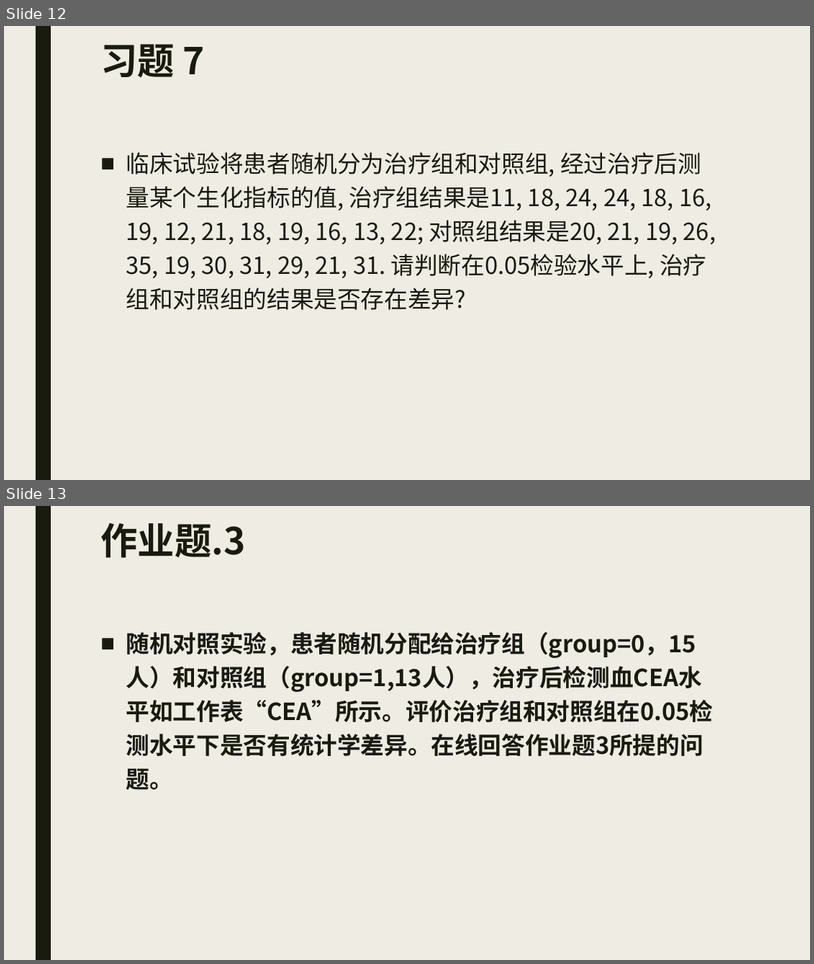
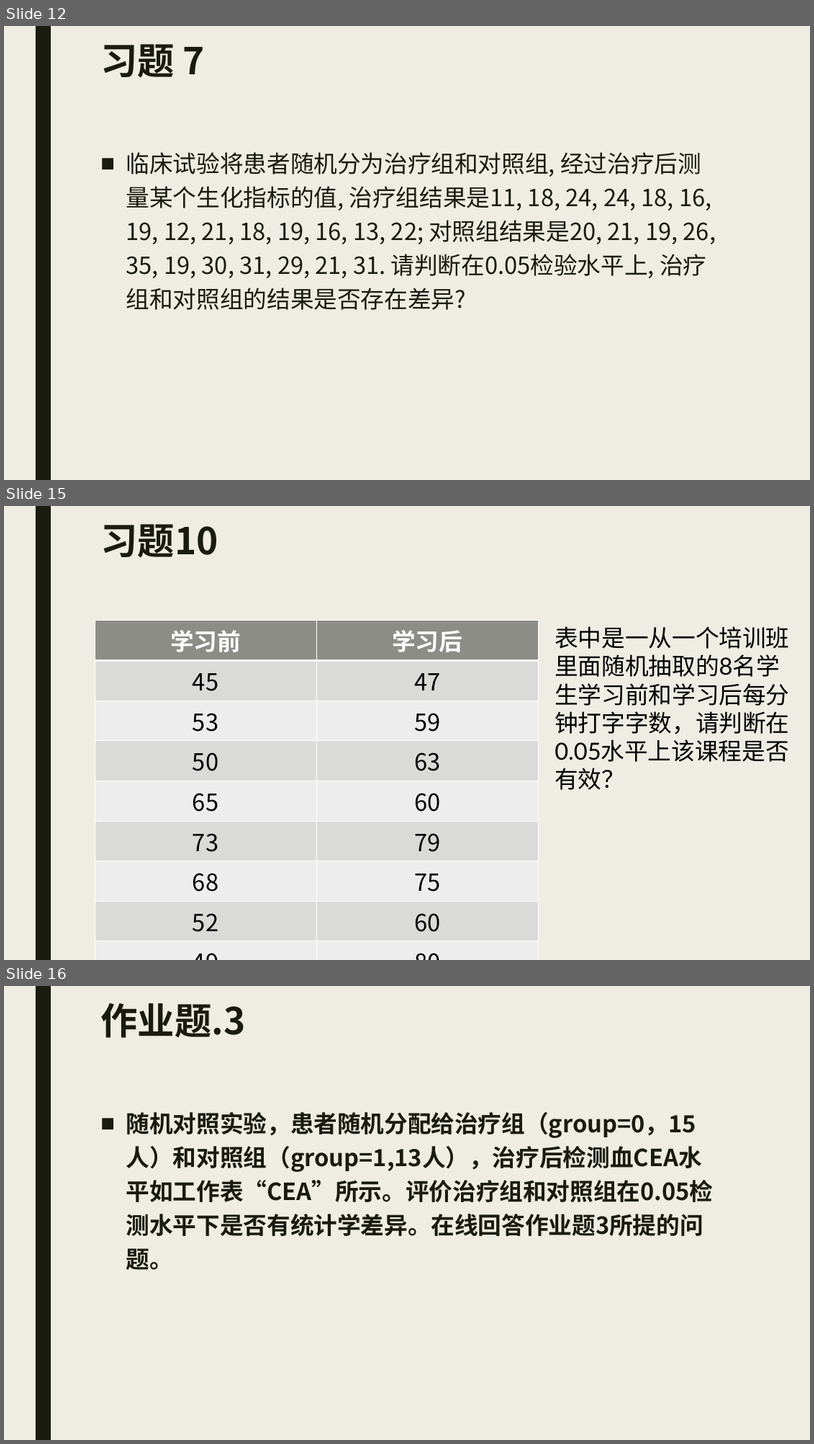
Before and after one commit to beneon/medstat, a slide deck: lect-3/lect-3.pptx. Shown one above the other, each under a label of ours: slides 12 and 13 before the commit, slides 12, 15 and 16 after it; the slides between them are not shown. The pictures are 814x964 and 814x1444 pixels, drawn with LibreOffice and Linux fonts; fonts in the diff are those of the drawing. Boxes give left, top, right and bottom in pixels: in the first picture for what was removed or moved away, otherwise in the second. Text is boxed around its words. In the diff, an @@ line names an element or a change of style, - is before the commit and + after.

```diff
--- a/lect-3/lect-3.pptx
+++ b/lect-3/lect-3.pptx
@@ slide 15 added at [4,506,810,960], background #EFEDE3; not listed: 1 template element that a slide beside it also shows @@
@@ title added at [100,524,218,558], 44 pt, text #191B0E, bold @@
+习题10
@@ table added at [95,620,539,934], 9 rows, 2 columns @@
+学习前 | 学习后
+45 | 47
+53 | 59
+50 | 63
+65 | 60
+73 | 79
+68 | 75
+52 | 60
+49 | 80
@@ text added at [555,626,790,762], 28 pt, text #000000 @@
+表中是一从一个培训班里面随机抽取的8名学生学习前和学习后每分钟打字字数，请判断在0.05水平上该课程是否有效？
@@ what was slide 13 is now slide 16 @@
```
Also in this commit, not shown: 2 other slides added, 5 other files.
